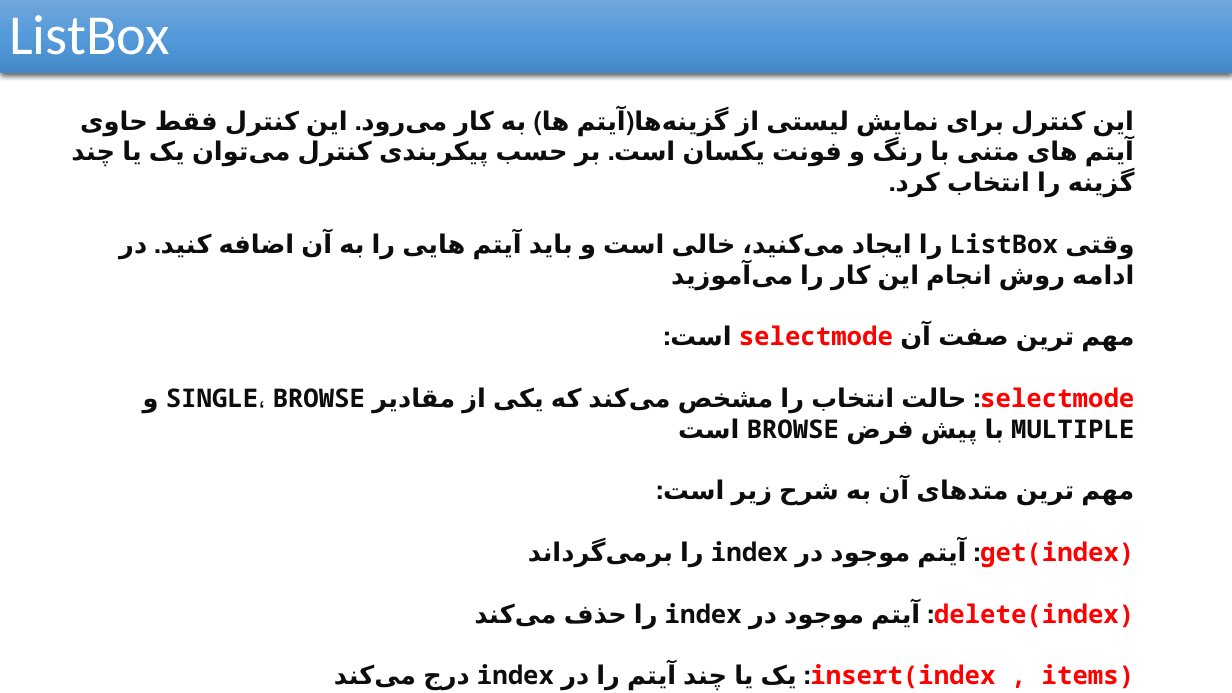
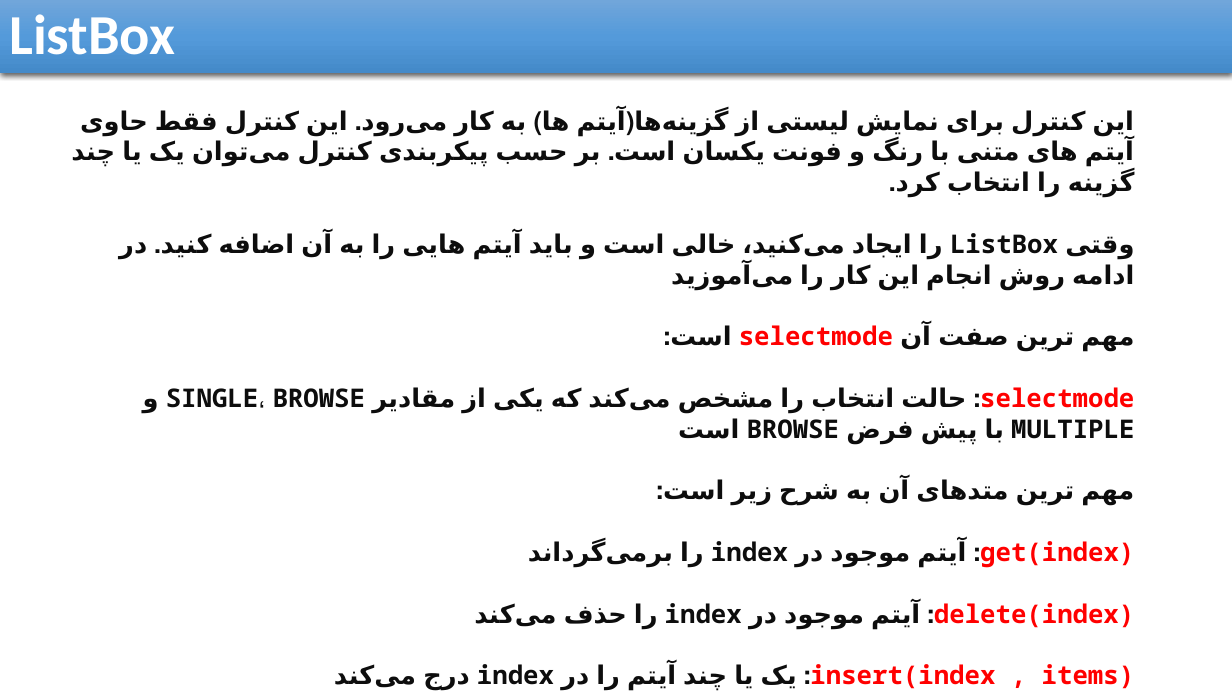
Before and after one commit to reza-arjmandi/rpi-course, a slide deck: slide 47 of session5/presentation/Tkinter and PyQT GUI Development.pptx (slide 48 before the commit). Drawn at 1232x693 pixels with LibreOffice and Linux fonts; fonts in the diff are those of the drawing. Boxes give left, top, right and bottom in pixels: in the first picture for what was removed or moved away, otherwise in the second. Text is boxed around its words. In the diff, an @@ line names an element or a change of style, - is before the commit and + after.

```diff
--- a/session5/presentation/Tkinter and PyQT GUI Development.pptx
+++ b/session5/presentation/Tkinter and PyQT GUI Development.pptx
@@ rectangle "ListBox" at [0, 0, 1232, 73]: bold on @@
```
Also in this commit, not shown: 33 other slides changed, 2 slides removed, 16 other files.
